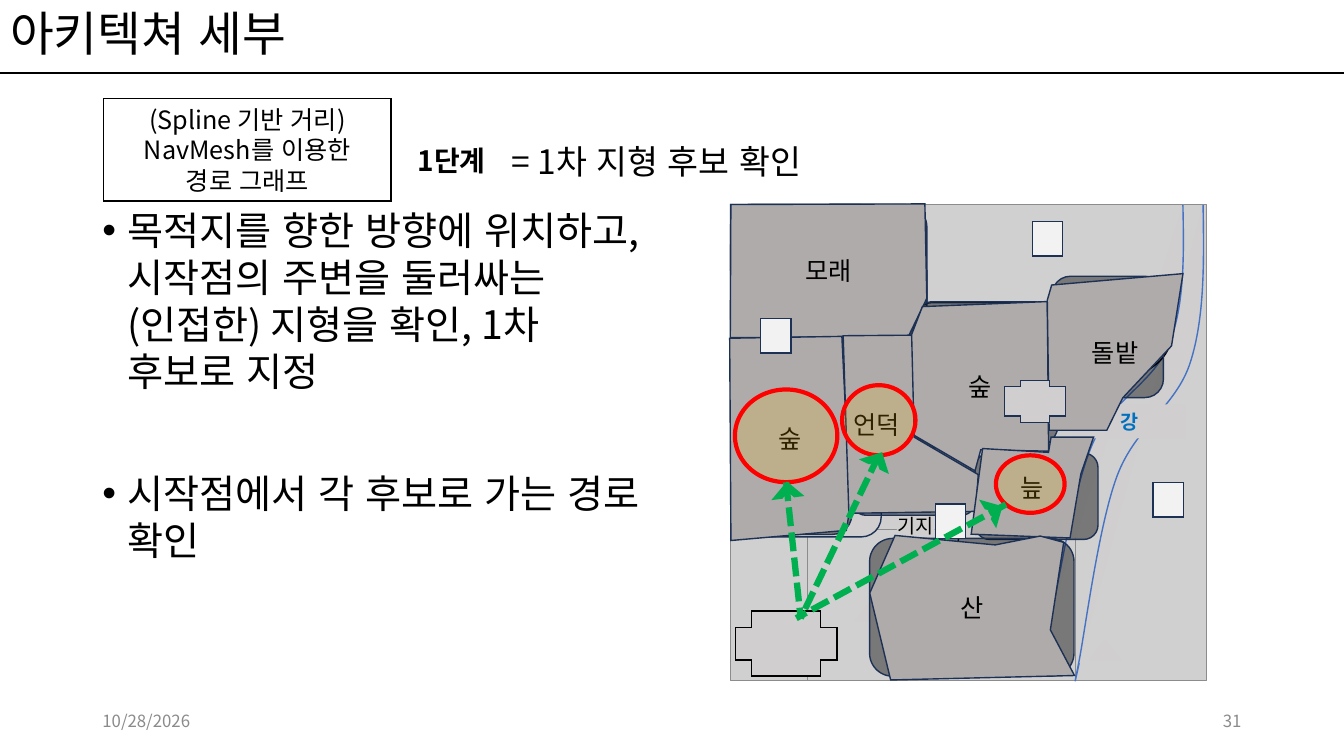
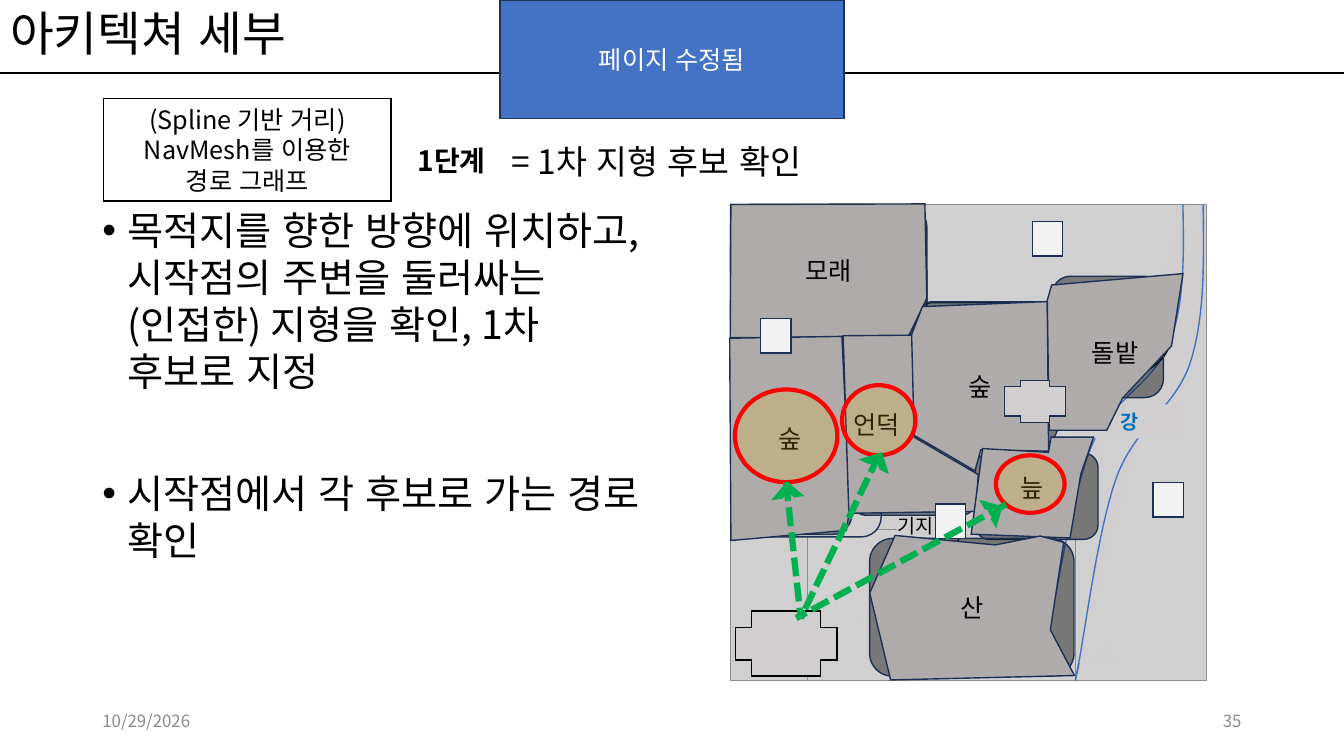
Before and after one commit to kwakyerin/2026_Graduation_Project, a slide deck: slide 35 of documents/HyunahKwon/design/designing/for_teammates/배트와 달트_기획.pptx (slide 31 before the commit). Drawn at 1344x756 pixels with LibreOffice and Linux fonts; fonts in the diff are those of the drawing; grey boxes stand for pictures. Boxes give left, top, right and bottom in pixels: in the first picture for what was removed or moved away, otherwise in the second. Text is boxed around its words. In the diff, an @@ line names an element or a change of style, - is before the commit and + after.

```diff
--- a/documents/HyunahKwon/design/designing/for_teammates/배트와 달트_기획.pptx
+++ b/documents/HyunahKwon/design/designing/for_teammates/배트와 달트_기획.pptx
@@ rectangle added at [500, 0, 844, 119], fill #4472C4, outline #1E3256 1 pt, 18 pt, text #FFFFFF @@
+페이지 수정됨
@@ text at [102, 714, 190, 730]: text changed @@
-10/28/2026
+10/29/2026
@@ page number at [1223, 714, 1242, 727]: text changed @@
-31
+35
```
Also in this commit, not shown: 79 other slides changed, 5 slides added, 1 slide removed.
